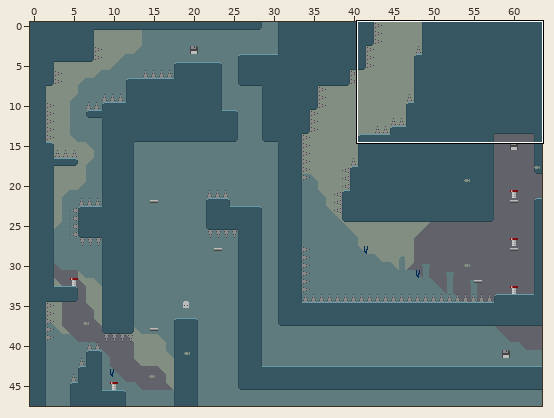
Tiled map (JSON), stored at tiled/maps/3-3.json. The picture above shows the old version from afar; the outline marks the close-up.
Close-up. The starting point:
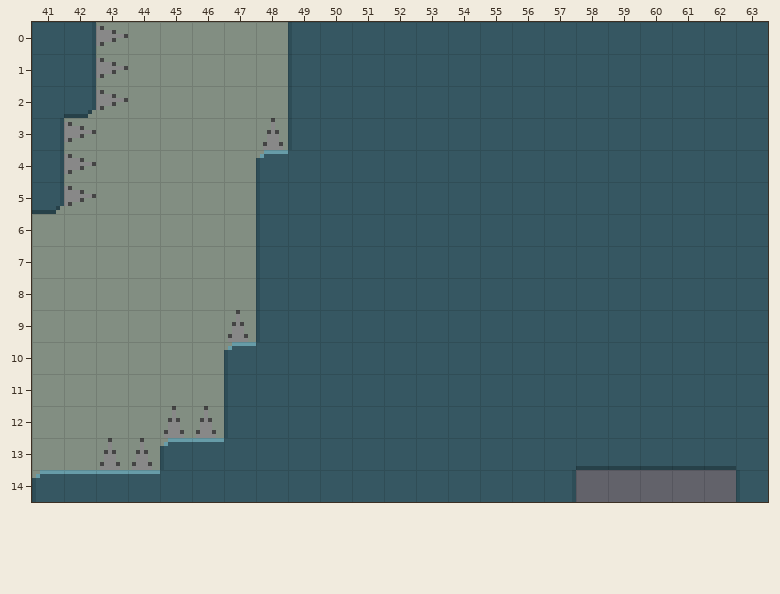
Cells are 8x8 px. Shown: x 41..63, y 0..14. The commit also changed other parts of the map, which this record leaves out.
After:
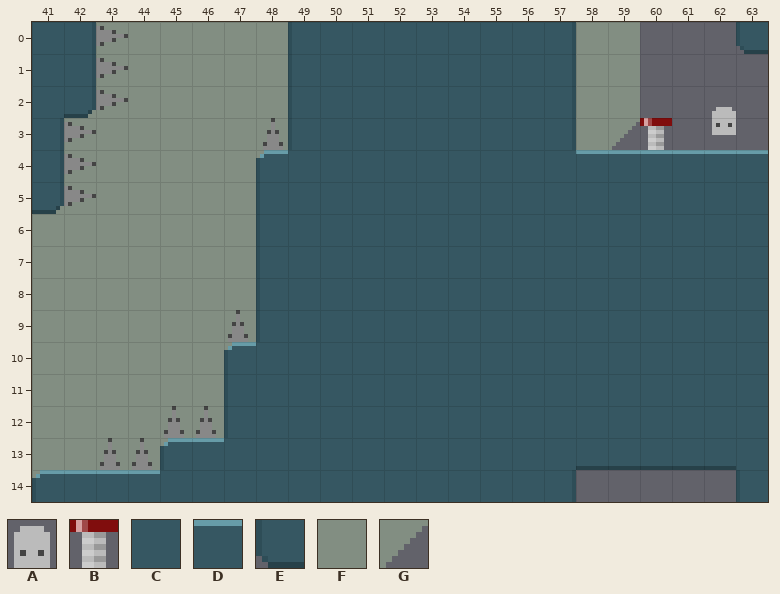
Key: from "objects": A 1, B 3; from "tileset": C 0, D 3, E 10, F 40, G 41.
_ is an empty cell.
Objects are placed by their top-left corner, in cells (3,4 is the top-left corner of cell 3,4); size is 1x1 cell unless given.
Tiles replaced or removed in this view: C.
Diff:
Changed rows in their new state; . is an unchanged cell.
Layer "main":
first column x 58:
 0 FF___E
 1 FF____
 2 FF____
 3 FG____
 4 DDDDDD
Layer "objects":
changed: outside this view -> A at 62.1,2.5
added: B at 60,3
Boxes around the changes in both close-ups, in picture pixels (x1, y1, x2, y2):
changed: (576, 22, 768, 154)
